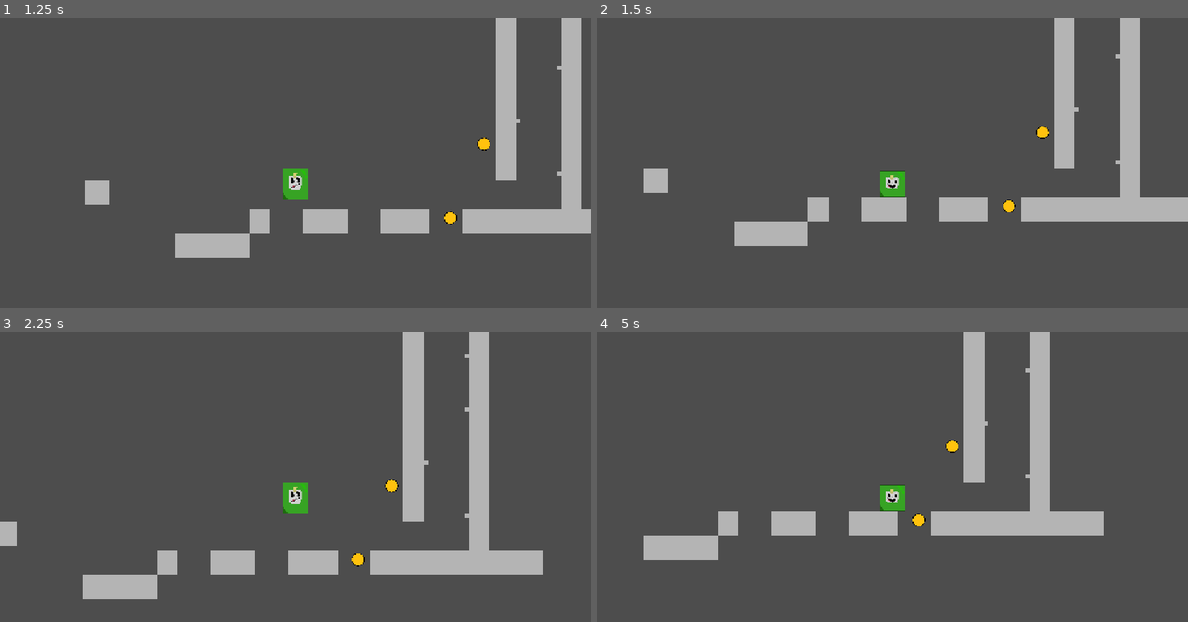
Above: before the commit, frames 1-4 (two rows, left to right).
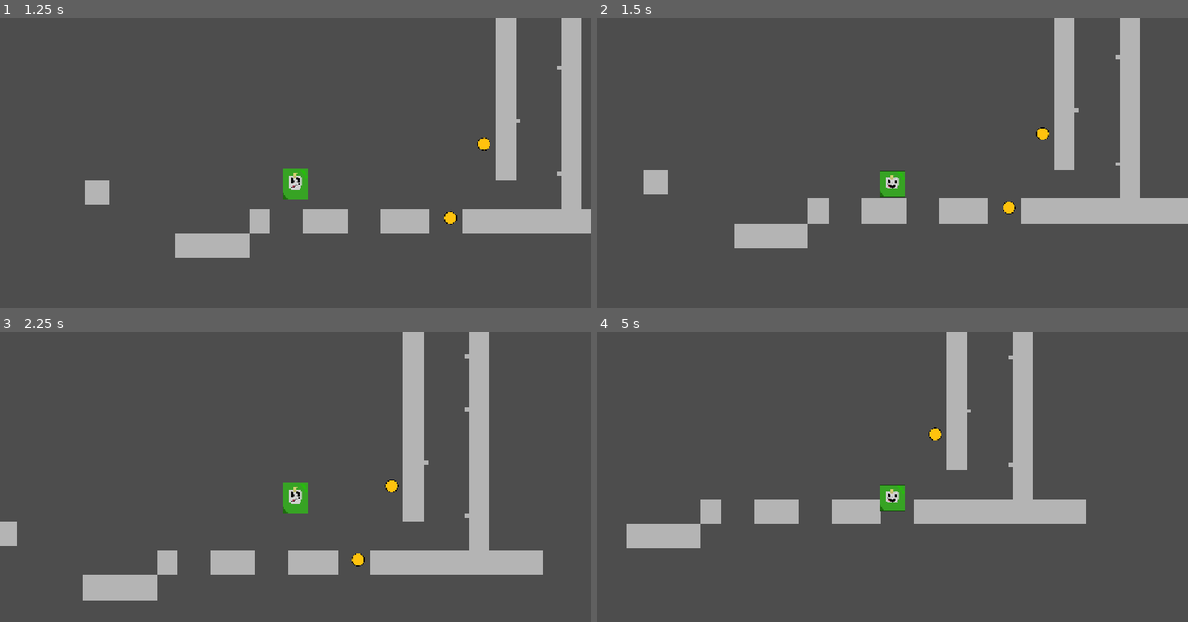
Above: after the commit, the same moments.

Repository: Tdem1/Haven-2026-Bounce-Back-Game-The-game
Game: Godot game, scene res://main.tscn
Same seed, same stepped clock (60 frames per second), same inputs: the game is played once before the commit and once after it.
Inputs:
- Up to frame 1 (1.25 s): tap Enter (ui_accept) at 0.5, 0.77 s; hold Right (ui_right) from 0.53 s (still down)
- Up to frame 2 (1.5 s): keep holding Right (ui_right)
- Up to frame 3 (2.25 s): tap Enter (ui_accept) at 1.52 s; release Right (ui_right) at 2.03 s; hold Left (ui_left) from 2.03 s (still down)
- Up to frame 4 (5 s): release Left (ui_left) at 2.78 s; hold Right (ui_right) 2.78-4.28 s; tap Enter (ui_accept) at 3.02, 3.77, 4.52 s; hold Left (ui_left) from 4.28 s (still down)

Frame 1 is identical in both runs. In frame 2, 0.8% of the frame differs, in the area x 7-100%, y 12-80%; in frame 3, less than 0.1%; in frame 4, 12%, in the area x 5-86%, y 0-79%.

Commit message:
Increased the player bounce

Diff:
--- a/bounce-back-godot/player.gd
+++ b/bounce-back-godot/player.gd
@@ -25,7 +25,7 @@
 	if direction:
 		velocity.x = direction * SPEED
 		if is_on_floor():
-			velocity.y-=100
+			velocity.y-=200
 	else:
 		velocity.x = move_toward(velocity.x, 0, SPEED)
 	move_and_slide()
